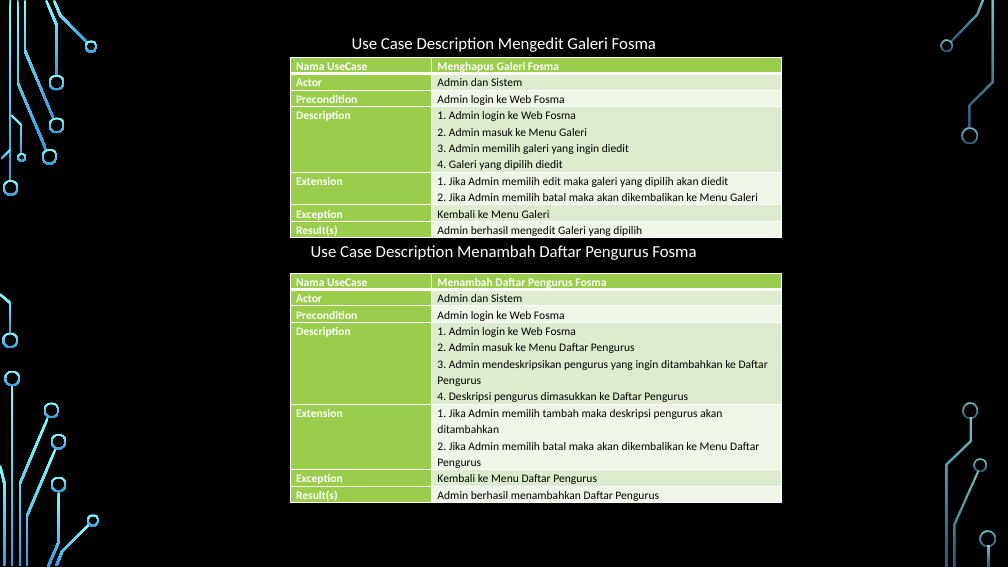
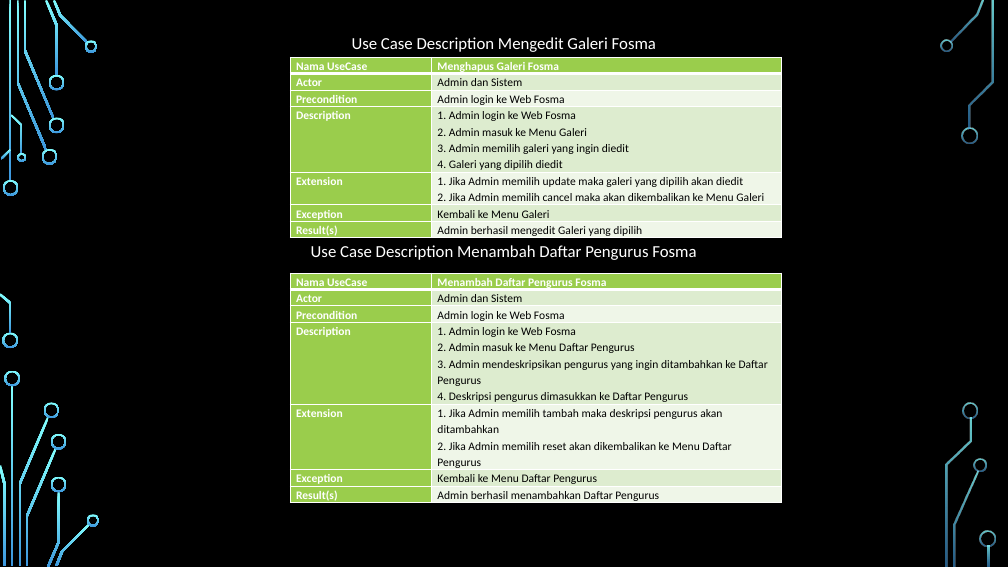
Before and after one commit to syarifuzaki/RPL, a slide deck: slide 12 of Tugas-Besar/Presentasi RPL Kelompok 9.pptx. Drawn at 1008x567 pixels with LibreOffice and Linux fonts; fonts in the diff are those of the drawing; background and template pictures are left out. Boxes give left, top, right and bottom in pixels: in the first picture for what was removed or moved away, otherwise in the second. Text is boxed around its words. In the diff, an @@ line names an element or a change of style, - is before the commit and + after.

```diff
--- a/Tugas-Besar/Presentasi RPL Kelompok 9.pptx
+++ b/Tugas-Besar/Presentasi RPL Kelompok 9.pptx
@@ table at <box>290,57,781,240</box> @@
-row 5, column 2: 1. Jika Admin memilih edit maka galeri yang dipilih akan diedit / 2. Jika Admin memilih batal maka akan dikembalikan ke Menu Galeri
+row 5, column 2: 1. Jika Admin memilih update maka galeri yang dipilih akan diedit / 2. Jika Admin memilih cancel maka akan dikembalikan ke Menu Galeri
@@ table at <box>290,273,781,505</box> @@
-row 5, column 2: 1. Jika Admin memilih tambah maka deskripsi pengurus akan ditambahkan / 2. Jika Admin memilih batal maka akan dikembalikan ke Menu Daftar Pengurus
+row 5, column 2: 1. Jika Admin memilih tambah maka deskripsi pengurus akan ditambahkan / 2. Jika Admin memilih reset akan dikembalikan ke Menu Daftar Pengurus
```
Also in this commit, not shown: 8 other slides changed.
